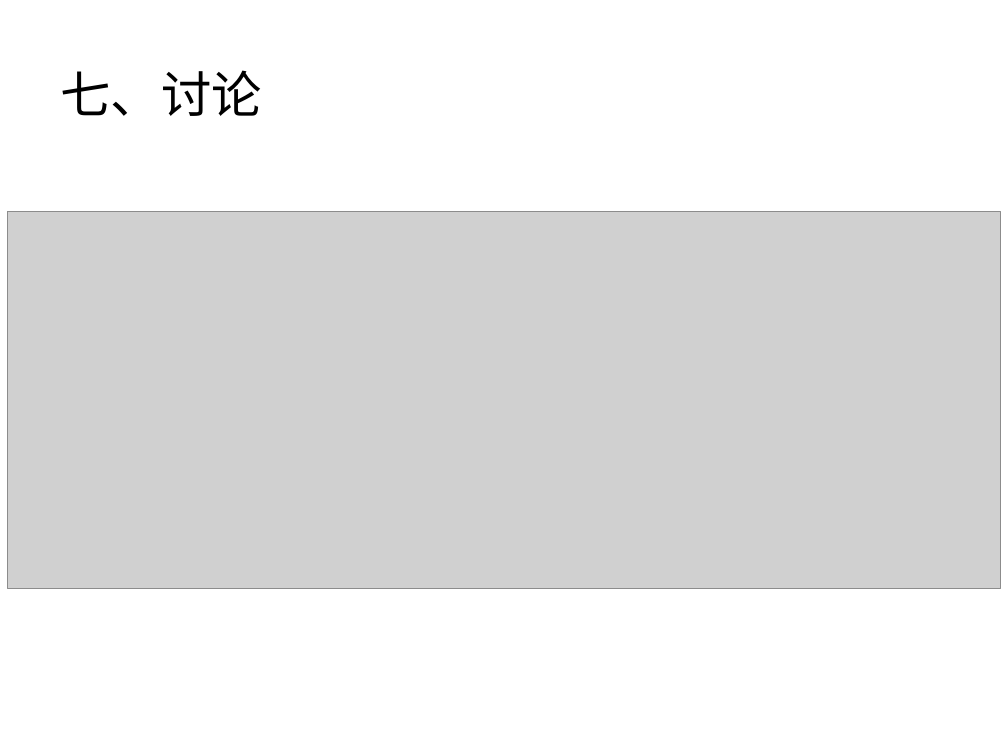
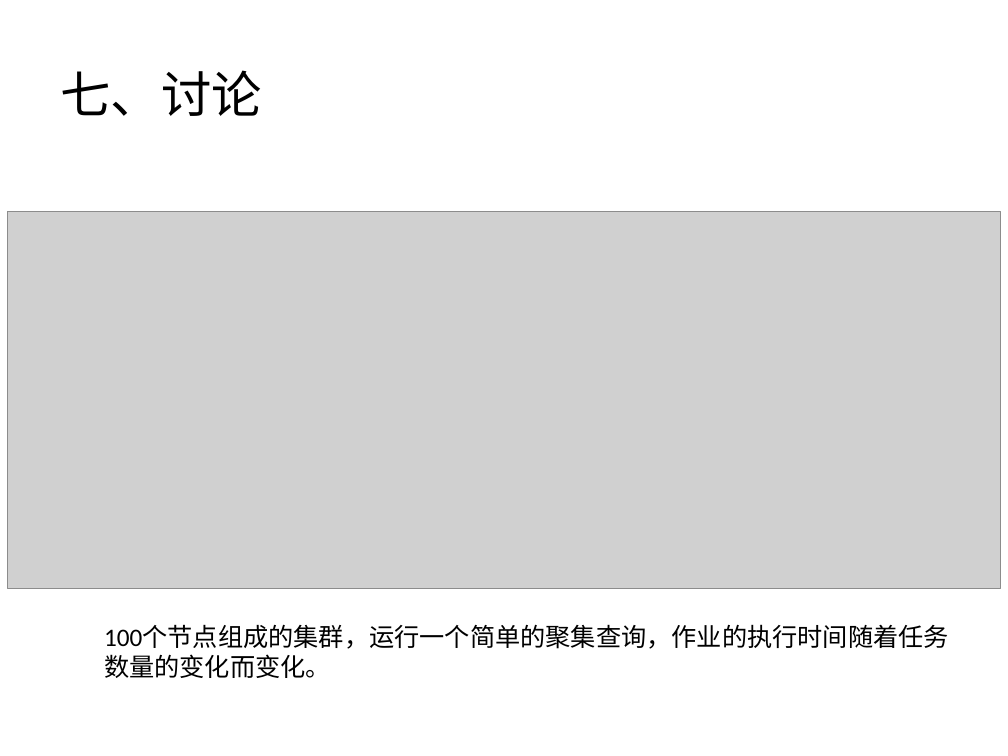
Before and after one commit to wuxingdexian/seminar, a slide deck: slide 45 of Shark SQL and Rich Analytics at Scale.pptx. Drawn at 1008x756 pixels with LibreOffice and Linux fonts; fonts in the diff are those of the drawing; grey boxes stand for pictures. Boxes give left, top, right and bottom in pixels: in the first picture for what was removed or moved away, otherwise in the second. Text is boxed around its words. In the diff, an @@ line names an element or a change of style, - is before the commit and + after.

```diff
--- a/Shark SQL and Rich Analytics at Scale.pptx
+++ b/Shark SQL and Rich Analytics at Scale.pptx
@@ text added at (104, 625, 949, 678), 18 pt, text #000000 @@
+100个节点组成的集群，运行一个简单的聚集查询，作业的执行时间随着任务数量的变化而变化。
```
Also in this commit, not shown: 6 other slides changed, 1 other file.
